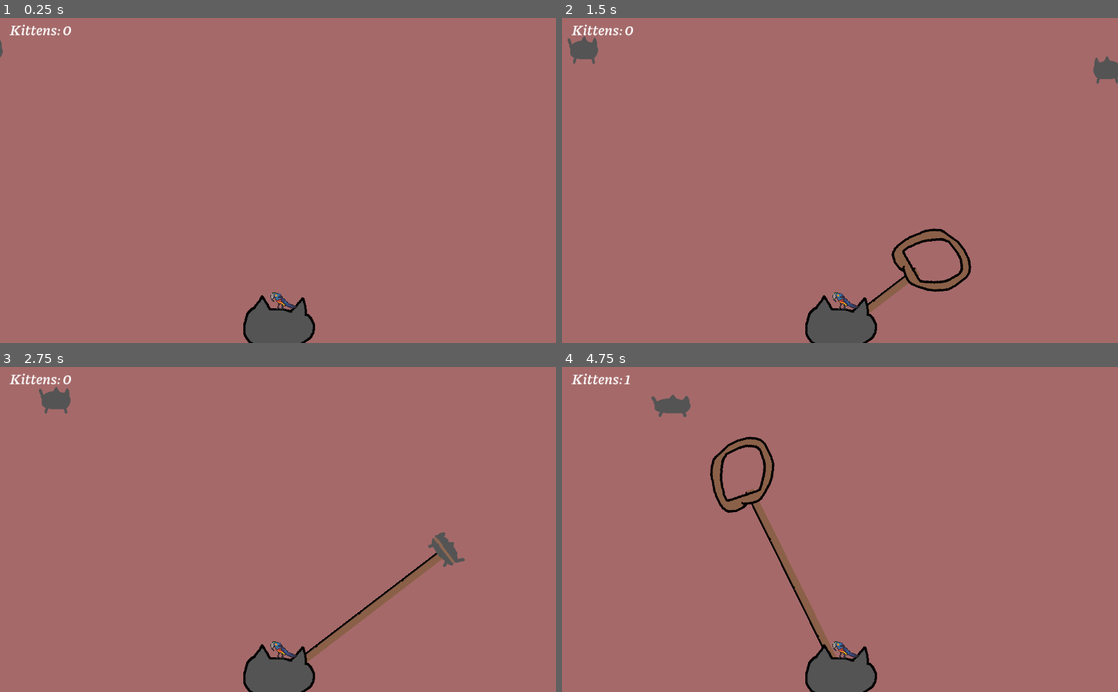
Above: before the commit, frames 1-4 (two rows, left to right).
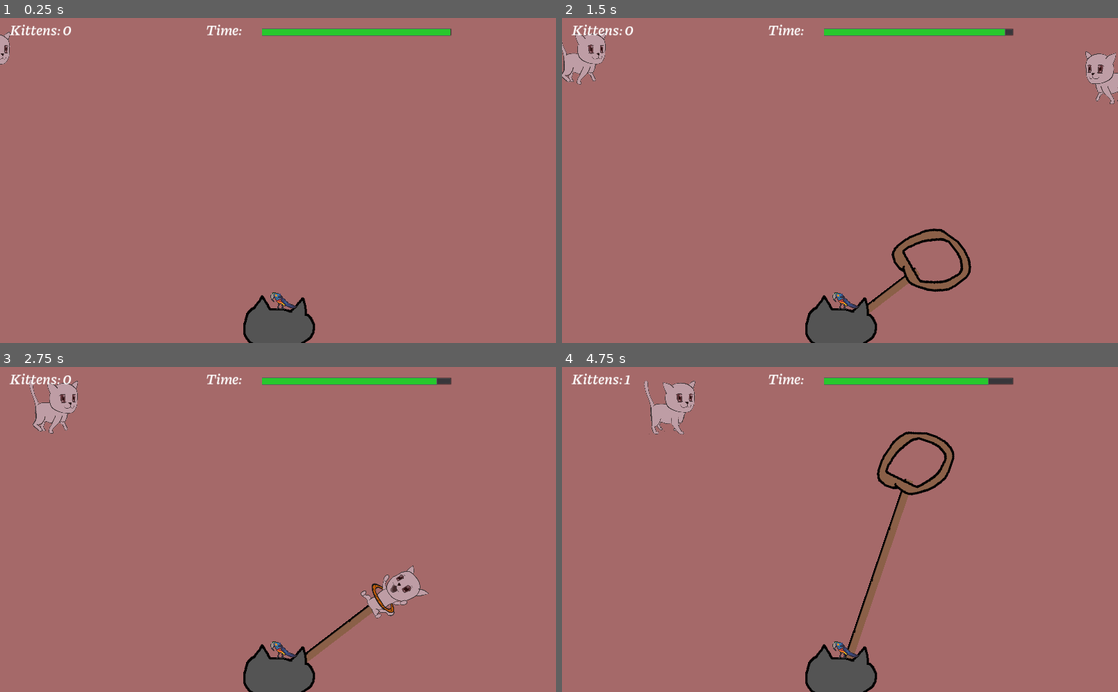
Above: after the commit, the same moments.

Repository: metcalf-putnam/purrposeful_jam_2020
Game: Godot game, scene res://root.tscn
Two runs of this game, one before a commit and one after it. Both use one fixed random seed, a clock stepped at 60 frames per second and the inputs below. Sound files missing from this copy of the repository are replaced by a short silence.
Inputs (mouse positions are in pixels of both pictures, inside the frame that each line leads up to):
- Up to frame 1 (0.25 s): no input
- Up to frame 2 (1.5 s): move the mouse to (840, 300) at 0.52 s; click (840, 300) at 0.67 s; move the mouse to (728, 196) at 1.27 s; click (728, 196) at 1.42 s
- Up to frame 3 (2.75 s): move the mouse to (333, 458) at 2.02 s; click (333, 458) at 2.17 s
- Up to frame 4 (4.75 s): move the mouse to (812, 594) at 2.77 s; click (812, 594) at 2.92 s; move the mouse to (1006, 578) at 3.52 s; click (1006, 578) at 3.67 s; move the mouse to (673, 480) at 4.27 s; click (673, 480) at 4.42 s

The runs differ from the first frame. In frame 1, 1.0% of the frame differs, in the area x 0-82%, y 1-15%; in frame 2, 2.4%; in frame 3, 3.1%; in frame 4, 5.7%, in the area x 14-82%, y 1-90%.

Commit message:
added timer and end screen

Diff:
--- a/bird/bird.gd
+++ b/bird/bird.gd
@@ -4,6 +4,9 @@
 var state = State.IDLE
 var rng = RandomNumberGenerator.new()
 var can_sing = false
+var selected_modulate = Color(0.4, 0.68, 0.19)
+var normal_modulate = Color(1, 1, 1)
+var mouse_in_range = false
 
 
 func _ready():
@@ -23,8 +26,9 @@
 
 
 func sing():
+	can_sing = false
 	state = State.SINGING
-	$AnimationPlayer.play("sing")
+	update_sprite()
 	$CooldownTimer.start()
 	$SongTimer.start()
 	play_song_file()
@@ -42,13 +46,14 @@
 		play_song_file()
 	else:
 		state = State.IDLE
-		$AnimationPlayer.play("idle")
+		update_sprite()
 		get_tree().call_group("kittens", "walk")
 
 
 func _on_CooldownTimer_timeout():
 	can_sing = true
-	$AnimationPlayer.play("ready")
+	state = State.READY
+	update_sprite()
 
 
 func _on_SongTimer_timeout():
@@ -60,3 +65,33 @@
 		if event.pressed and can_sing:
 			get_tree().set_input_as_handled()
 			sing()
+
+
+func _on_Area2D_mouse_entered():
+	mouse_in_range = true
+	update_sprite()
+
+
+func _on_Area2D_mouse_exited():
+	mouse_in_range = false
+	update_sprite()
+
+
+func update_sprite():
+	match state:
+		State.IDLE:
+			$AnimationPlayer.play("idle")
+			modulate = normal_modulate
+			$Area2D/Sprite.visible = false
+		State.READY:
+			if mouse_in_range:
+				modulate = selected_modulate
+				$Area2D/Sprite.visible = false
+			else:
+				modulate = normal_modulate
+				$Area2D/Sprite.visible = true
+			$AnimationPlayer.play("ready")
+		State.SINGING:
+			$AnimationPlayer.play("sing")
+			modulate = normal_modulate
+			$Area2D/Sprite.visible = false
--- a/bird/bird.tscn
+++ b/bird/bird.tscn
@@ -52,24 +52,12 @@
 "values": [ 0 ]
 }
 tracks/1/type = "value"
-tracks/1/path = NodePath("Area2D/Sprite:visible")
+tracks/1/path = NodePath("Area2D/Sprite:modulate")
 tracks/1/interp = 1
 tracks/1/loop_wrap = true
 tracks/1/imported = false
 tracks/1/enabled = true
 tracks/1/keys = {
-"times": PoolRealArray( 0 ),
-"transitions": PoolRealArray( 1 ),
-"update": 1,
-"values": [ true ]
-}
-tracks/2/type = "value"
-tracks/2/path = NodePath("Area2D/Sprite:modulate")
-tracks/2/interp = 1
-tracks/2/loop_wrap = true
-tracks/2/imported = false
-tracks/2/enabled = true
-tracks/2/keys = {
 "times": PoolRealArray( 0, 0.6, 1.2 ),
 "transitions": PoolRealArray( 1, 1, 1 ),
 "update": 0,
@@ -111,12 +99,13 @@
 [node name="Area2D" type="Area2D" parent="."]
 
 [node name="Sprite" type="Sprite" parent="Area2D"]
-modulate = Color( 0.941176, 0.882353, 0.4, 0.32639 )
-position = Vector2( -7.01141, 14.482 )
+modulate = Color( 1, 1, 1, 0 )
+position = Vector2( -8.07088, 15.5414 )
 scale = Vector2( 0.85, 0.85 )
 texture = ExtResource( 3 )
 
 [node name="CollisionShape2D" type="CollisionShape2D" parent="Area2D"]
+visible = false
 position = Vector2( -7.55099, 14.6301 )
 shape = SubResource( 3 )
 
@@ -142,6 +131,8 @@
 wait_time = 5.0
 one_shot = true
 [connection signal="input_event" from="Area2D" to="." method="_on_Area2D_input_event"]
+[connection signal="mouse_entered" from="Area2D" to="." method="_on_Area2D_mouse_entered"]
+[connection signal="mouse_exited" from="Area2D" to="." method="_on_Area2D_mouse_exited"]
 [connection signal="finished" from="AudioStreamPlayer" to="." method="_on_AudioStreamPlayer_finished"]
 [connection signal="timeout" from="CooldownTimer" to="." method="_on_CooldownTimer_timeout"]
 [connection signal="timeout" from="SongTimer" to="." method="_on_SongTimer_timeout"]
--- a/event_hub.gd
+++ b/event_hub.gd
@@ -2,3 +2,4 @@
 
 signal increment_kittens
 signal kitten_capture_complete
+signal restart_level
--- a/kitten/kitten.gd
+++ b/kitten/kitten.gd
@@ -30,7 +30,6 @@
 
 func get_lassoed():
 	caught = true
-	$Sprite.texture = load("res://prog_art/lassoed_kitten.png")
 	$Mew.play()
 	$AnimationPlayer.play("caught")
 
--- a/kitten/kitten.tscn
+++ b/kitten/kitten.tscn
@@ -1,12 +1,12 @@
 [gd_scene load_steps=8 format=2]
 
-[ext_resource path="res://prog_art/kitten.png" type="Texture" id=1]
+[ext_resource path="res://kitten/kittenspritesheet.png" type="Texture" id=1]
 [ext_resource path="res://kitten/kitten.gd" type="Script" id=2]
 [ext_resource path="res://kitten/sounds/mews4.wav" type="AudioStream" id=3]
 
 [sub_resource type="CapsuleShape2D" id=1]
-radius = 16.7548
-height = 40.3565
+radius = 27.3061
+height = 41.9631
 
 [sub_resource type="Animation" id=2]
 resource_name = "caught"
@@ -21,7 +21,19 @@
 "times": PoolRealArray( 0 ),
 "transitions": PoolRealArray( 1 ),
 "update": 0,
-"values": [ Vector2( 1, 1 ) ]
+"values": [ Vector2( 0.25, 0.25 ) ]
+}
+tracks/1/type = "value"
+tracks/1/path = NodePath("Sprite:frame")
+tracks/1/interp = 1
+tracks/1/loop_wrap = true
+tracks/1/imported = false
+tracks/1/enabled = true
+tracks/1/keys = {
+"times": PoolRealArray( 0 ),
+"transitions": PoolRealArray( 1 ),
+"update": 1,
+"values": [ 5 ]
 }
 
 [sub_resource type="Animation" id=3]
@@ -38,7 +50,7 @@
 "times": PoolRealArray( 0, 0.4, 0.8 ),
 "transitions": PoolRealArray( 1, 1, 1 ),
 "update": 0,
-"values": [ Vector2( 1, 1 ), Vector2( 1.1, 0.9 ), Vector2( 1, 1 ) ]
+"values": [ Vector2( 0.25, 0.25 ), Vector2( 0.26, 0.24 ), Vector2( 0.25, 0.25 ) ]
 }
 tracks/1/type = "value"
 tracks/1/path = NodePath("Sprite:offset")
@@ -51,6 +63,18 @@
 "transitions": PoolRealArray( 1, 1, 1 ),
 "update": 0,
 "values": [ Vector2( 0, 0 ), Vector2( 0, 2 ), Vector2( 0, 0 ) ]
+}
+tracks/2/type = "value"
+tracks/2/path = NodePath("Sprite:frame")
+tracks/2/interp = 1
+tracks/2/loop_wrap = true
+tracks/2/imported = false
+tracks/2/enabled = true
+tracks/2/keys = {
+"times": PoolRealArray( 0 ),
+"transitions": PoolRealArray( 1 ),
+"update": 1,
+"values": [ 2 ]
 }
 
 [sub_resource type="Animation" id=4]
@@ -67,7 +91,7 @@
 "times": PoolRealArray( 0, 0.3, 0.6, 0.9, 1.2 ),
 "transitions": PoolRealArray( 1, 1, 1, 1, 1 ),
 "update": 0,
-"values": [ Vector2( 1, 1 ), Vector2( 0.8, 1.2 ), Vector2( 1, 1 ), Vector2( 1.2, 0.8 ), Vector2( 1, 1 ) ]
+"values": [ Vector2( 0.25, 0.25 ), Vector2( 0.24, 0.255 ), Vector2( 0.25, 0.25 ), Vector2( 0.26, 0.245 ), Vector2( 0.25, 0.25 ) ]
 }
 tracks/1/type = "value"
 tracks/1/path = NodePath("Sprite:offset")
@@ -79,7 +103,19 @@
 "times": PoolRealArray( 0, 0.3, 0.6, 0.9, 1.2 ),
 "transitions": PoolRealArray( 1, 1, 1, 1, 1 ),
 "update": 0,
-"values": [ Vector2( 0, 0 ), Vector2( 0, -10 ), Vector2( 0, 0 ), Vector2( 0, 5 ), Vector2( 0, 0 ) ]
+"values": [ Vector2( 0, 0 ), Vector2( 0, -10 ), Vector2( 0, 0 ), Vector2( 0, 2 ), Vector2( 0, 0 ) ]
+}
+tracks/2/type = "value"
+tracks/2/path = NodePath("Sprite:frame")
+tracks/2/interp = 1
+tracks/2/loop_wrap = true
+tracks/2/imported = false
+tracks/2/enabled = true
+tracks/2/keys = {
+"times": PoolRealArray( 0, 0.2, 0.4, 0.6, 0.9 ),
+"transitions": PoolRealArray( 1, 1, 1, 1, 1 ),
+"update": 1,
+"values": [ 0, 1, 2, 3, 4 ]
 }
 
 [node name="Kitten" type="Area2D" groups=[
@@ -90,14 +126,17 @@
 script = ExtResource( 2 )
 
 [node name="CollisionShape2D" type="CollisionShape2D" parent="."]
-position = Vector2( 1.05112, 0.420448 )
+position = Vector2( -5.21328, 25.1938 )
 rotation = 1.5708
 shape = SubResource( 1 )
 
 [node name="Sprite" type="Sprite" parent="."]
-scale = Vector2( 1.03413, 0.96587 )
+scale = Vector2( 0.257274, 0.246363 )
 texture = ExtResource( 1 )
-offset = Vector2( 0, 0.853258 )
+offset = Vector2( 0, 1.45475 )
+vframes = 2
+hframes = 5
+frame = 4
 
 [node name="AnimationPlayer" type="AnimationPlayer" parent="."]
 autoplay = "idle"
--- a/lasso/lasso.gd
+++ b/lasso/lasso.gd
@@ -30,7 +30,7 @@
 	if state != State.SPINNING:
 		return
 
-	if rotation_degrees < 190 or rotation_degrees > 350:
+	if rotation_degrees < 182 or rotation_degrees > 358:
 		return
 	$Throw.play()
 	$Tip/Loop.visible = true
--- a/music/music.tscn
+++ b/music/music.tscn
@@ -4,6 +4,7 @@
 [ext_resource path="res://music/music.gd" type="Script" id=2]
 
 [node name="Node" type="Node"]
+pause_mode = 2
 script = ExtResource( 2 )
 
 [node name="MainLoop" type="AudioStreamPlayer" parent="."]
--- /dev/null
+++ b/root.gd
@@ -0,0 +1,19 @@
+extends Node2D
+export (PackedScene) var EndScreen
+
+
+
+func _ready():
+	EventHub.connect("restart_level", self, "_on_restart_level")
+	get_tree().paused = false
+
+
+func _on_TimeMeter_time_out():
+	get_tree().paused = true
+	var end_screen = EndScreen.instance()
+	end_screen.init($CanvasLayer/Count.kitten_count, $CanvasLayer/Count.goal)
+	add_child(end_screen)
+
+
+func _on_restart_level():
+	get_tree().reload_current_scene()
--- a/root.tscn
+++ b/root.tscn
@@ -1,17 +1,31 @@
-[gd_scene load_steps=7 format=2]
+[gd_scene load_steps=11 format=2]
 
 [ext_resource path="res://player/player.tscn" type="PackedScene" id=1]
 [ext_resource path="res://bird/bird.tscn" type="PackedScene" id=2]
 [ext_resource path="res://utils/counter.gd" type="Script" id=3]
 [ext_resource path="res://fonts/Piazzolla-SemiBoldItalic-opsz=28.ttf" type="DynamicFontData" id=4]
 [ext_resource path="res://kitten_manager/kitten_manager.tscn" type="PackedScene" id=5]
+[ext_resource path="res://root.gd" type="Script" id=6]
+[ext_resource path="res://utils/time_meter.gd" type="Script" id=7]
+[ext_resource path="res://ui/EndScreen.tscn" type="PackedScene" id=8]
 
 [sub_resource type="DynamicFont" id=1]
 size = 28
 use_filter = true
 font_data = ExtResource( 4 )
 
+[sub_resource type="StyleBoxFlat" id=2]
+bg_color = Color( 0.152941, 0.784314, 0.176471, 1 )
+border_width_left = 1
+border_width_top = 1
+border_width_right = 1
+border_width_bottom = 1
+border_color = Color( 0.364706, 0.368627, 0.364706, 1 )
+
 [node name="Root" type="Node2D"]
+pause_mode = 2
+script = ExtResource( 6 )
+EndScreen = ExtResource( 8 )
 
 [node name="ColorRect" type="ColorRect" parent="."]
 modulate = Color( 0.647059, 0.411765, 0.411765, 1 )
@@ -23,9 +37,26 @@
 }
 
 [node name="Player" parent="." instance=ExtResource( 1 )]
+pause_mode = 1
 position = Vector2( 515.248, 573.98 )
 
-[node name="Count" type="Label" parent="."]
+[node name="KittenManager" parent="." instance=ExtResource( 5 )]
+pause_mode = 1
+
+[node name="KittenManager2" parent="." instance=ExtResource( 5 )]
+pause_mode = 1
+position = Vector2( 1117.55, 3.77977 )
+right_walking = false
+
+[node name="Bird" parent="." instance=ExtResource( 2 )]
+pause_mode = 1
+position = Vector2( 524.576, 506.488 )
+
+[node name="CanvasLayer" type="CanvasLayer" parent="."]
+pause_mode = 1
+
+[node name="Count" type="Label" parent="CanvasLayer"]
+pause_mode = 2
 margin_left = 18.4997
 margin_top = 0.840897
 margin_right = 232.5
@@ -36,12 +67,36 @@
 __meta__ = {
 "_edit_use_anchors_": false
 }
+goal = 10
 
-[node name="KittenManager" parent="." instance=ExtResource( 5 )]
+[node name="TimeLabel" type="Label" parent="CanvasLayer"]
+margin_left = 378.645
+margin_top = 0.841
+margin_right = 503.645
+margin_bottom = 41.841
+custom_fonts/font = SubResource( 1 )
+text = "Time: "
+__meta__ = {
+"_edit_use_anchors_": false
+}
 
-[node name="KittenManager2" parent="." instance=ExtResource( 5 )]
-position = Vector2( 1117.55, 3.77977 )
-right_walking = false
+[node name="TimeMeter" type="ProgressBar" parent="CanvasLayer/TimeLabel"]
+margin_left = 103.0
+margin_top = 18.0
+margin_right = 453.0
+margin_bottom = 32.0
+rect_min_size = Vector2( 350, 0 )
+custom_styles/fg = SubResource( 2 )
+value = 100.0
+percent_visible = false
+script = ExtResource( 7 )
+__meta__ = {
+"_edit_use_anchors_": false
+}
+max_time = 90
 
-[node name="Bird" parent="." instance=ExtResource( 2 )]
-position = Vector2( 524.576, 506.488 )
+[node name="Timer" type="Timer" parent="CanvasLayer/TimeLabel/TimeMeter"]
+wait_time = 0.1
+autostart = true
+[connection signal="time_out" from="CanvasLayer/TimeLabel/TimeMeter" to="." method="_on_TimeMeter_time_out"]
+[connection signal="timeout" from="CanvasLayer/TimeLabel/TimeMeter/Timer" to="CanvasLayer/TimeLabel/TimeMeter" method="_on_Timer_timeout"]
--- /dev/null
+++ b/ui/EndScreen.tscn
@@ -0,0 +1,61 @@
+[gd_scene load_steps=6 format=2]
+
+[ext_resource path="res://fonts/Piazzolla-SemiBoldItalic-opsz=28.ttf" type="DynamicFontData" id=1]
+[ext_resource path="res://ui/end_screen.gd" type="Script" id=2]
+[ext_resource path="res://utils/Defeat.wav" type="AudioStream" id=3]
+[ext_resource path="res://utils/Victory.wav" type="AudioStream" id=4]
+
+[sub_resource type="DynamicFont" id=1]
+size = 28
+use_filter = true
+font_data = ExtResource( 1 )
+
+[node name="EndScreen" type="CanvasLayer"]
+pause_mode = 2
+script = ExtResource( 2 )
+
+[node name="ColorRect" type="ColorRect" parent="."]
+anchor_left = 0.5
+anchor_top = 0.5
+anchor_right = 0.5
+anchor_bottom = 0.5
+margin_left = -250.0
+margin_top = -150.0
+margin_right = 250.0
+margin_bottom = 150.0
+rect_min_size = Vector2( 500, 300 )
+color = Color( 0.247059, 0.247059, 0.247059, 1 )
+__meta__ = {
+"_edit_use_anchors_": false
+}
+
+[node name="Label" type="Label" parent="ColorRect"]
+anchor_left = 0.5
+anchor_top = 0.5
+anchor_right = 0.5
+anchor_bottom = 0.5
+margin_left = -50.5
+margin_top = -44.5
+margin_right = 50.5
+margin_bottom = -3.5
+custom_fonts/font = SubResource( 1 )
+text = "Success!"
+
+[node name="Button" type="Button" parent="ColorRect"]
+anchor_left = 0.5
+anchor_top = 0.5
+anchor_right = 0.5
+anchor_bottom = 0.5
+margin_left = -72.5
+margin_top = 80.5
+margin_right = 72.5
+margin_bottom = 127.5
+custom_fonts/font = SubResource( 1 )
+text = "play again?"
+
+[node name="Success" type="AudioStreamPlayer" parent="."]
+stream = ExtResource( 4 )
+
+[node name="Failure" type="AudioStreamPlayer" parent="."]
+stream = ExtResource( 3 )
+[connection signal="pressed" from="ColorRect/Button" to="." method="_on_Button_pressed"]
--- /dev/null
+++ b/ui/end_screen.gd
@@ -0,0 +1,16 @@
+extends CanvasLayer
+const victory_message = "Success!"
+const failure_message = "So close!"
+
+
+func init(score, goal):
+	if score >= goal:
+		$ColorRect/Label.text = victory_message
+		$Success.play()
+	else:
+		$ColorRect/Label.text = failure_message
+		$Failure.play()
+
+
+func _on_Button_pressed():
+	EventHub.emit_signal("restart_level")
--- a/utils/counter.gd
+++ b/utils/counter.gd
@@ -2,6 +2,7 @@
 
 const label_prefix = "Kittens: "
 var kitten_count :=0
+export var goal := 20
 
 
 func _ready():
--- /dev/null
+++ b/utils/time_meter.gd
@@ -0,0 +1,18 @@
+extends ProgressBar
+export var max_time : int
+var time
+signal time_out
+
+
+func _ready():
+	time = max_time
+	max_value = time
+
+
+func _on_Timer_timeout():
+	time -= .25
+	value = time
+
+	if time <= 0:
+		emit_signal("time_out")
+		$Timer.stop()
Binary file added: kitten/kittenspritesheet.png
Not shown, added: kitten/kittenspritesheet.png.import
Not shown, added: utils/Defeat.wav.import
Not shown, added: utils/Victory(short).wav.import
Not shown, added: utils/Victory.wav.import
Not shown, changed: out/index.pck
Not shown, added: utils/Defeat.wav
Not shown, added: utils/Victory(short).wav
Not shown, added: utils/Victory.wav
